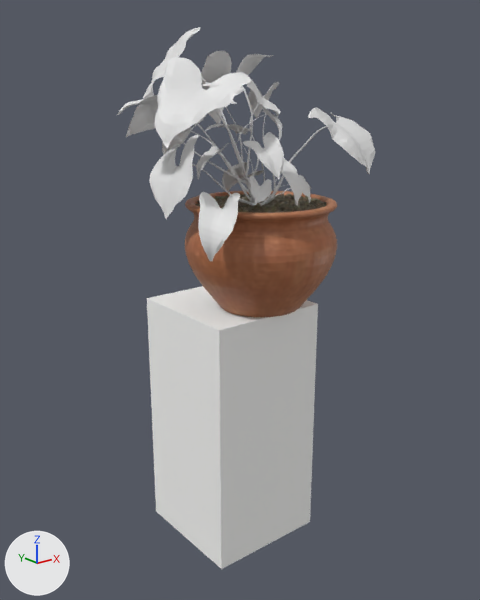
One commit to the glTF model assets/glb/plant_large.glb: the scene before it, then after it.
Rendered twice from a camera (50 mm lens) standing at (-1.088, -1.399, 1.257) and looking at (0.018, -0.016, 0.703). The axes (+X, +Y, +Z) are drawn at lower left. The lights are the same throughout. The picture after the commit comes second. Where no turn or scale is listed for an object, it has been applied to the vertices. Vertices at exactly the same position are counted once.

The first picture shows 'potted_plant_02_0_n0', 'potted_plant_02_1_n0', 'potted_plant_02_2_n0', 'simple_c0'.
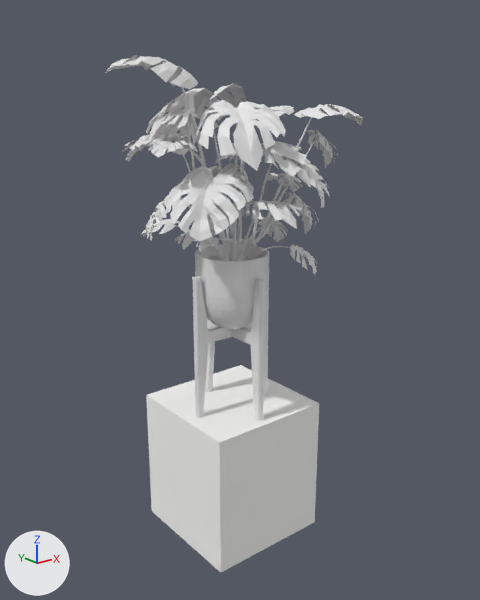
Boxes (x1, y1, x2, y2) around the edits, measured in the pictures (480 x 600 px):
'simple_c0', rescaled (27% shorter): before (147, 286, 318, 569); after (146, 365, 319, 572)
'potted_plant_02_1_n0', reshaped, moved, rescaled (6% shorter): before (117, 27, 375, 261); after (105, 55, 363, 274)
'potted_plant_02_2_n0', deleted (brown): before (185, 191, 337, 317)
'monstera_1_n0', added: after (192, 276, 269, 421)
'monstera_0_n0', added: after (195, 244, 269, 329)
'monstera_3_n0', added: after (176, 75, 317, 261)
'potted_plant_02_0_n0', deleted (brown): before (195, 193, 326, 213)
part 1 of me_potted_plant_02_1, deleted: before (117, 80, 375, 261)
part 2 of me_potted_plant_02_1, reshaped: before (143, 27, 273, 203); after (105, 55, 363, 274)

Diff of the bpy script that builds the scene:
```diff
--- a/assets/glb/plant_large.glb.py
+++ b/assets/glb/plant_large.glb.py
@@ img_image_9 @@
+img_image_9 = load_image('Image_9', '_unpacked/Image_9', 512, 512, 'Non-Color')
@@ img_image_3 @@
+img_image_3 = load_image('Image_3', '_unpacked/Image_3', 512, 512, 'Non-Color')
@@ mat_mat_2 @@
+mat_mat_2 = bpy.data.materials.new('Mat.2')
+# uses the picture img_image_9
@@ mat_material @@
+mat_material = bpy.data.materials.new('material')
+# uses the picture img_image_3
@@ me_potted_plant_02_1 @@
 # used by ob_potted_plant_02_1_n0; location = (0.0, 0.0, 0.7); scale = (0.85, 0.85, 0.85)
-me_potted_plant_02_1.from_pydata(...)  # 6191 vertices, 10692 faces; spans x -0.351..0.351, y -0.315..0.329, z 0.209..0.841
+me_potted_plant_02_1.from_pydata(...)  # 3765 vertices, 4822 faces; spans x -0.435..0.435, y -0.396..0.396, z 0.566..1.361
+# me_potted_plant_02_1 part 1: 38 loose pieces with 5494 vertices, spanning x -0.351..0.351, y -0.315..0.278, z 0.209..0.7, are deleted
+# me_potted_plant_02_1 part 2: 697 vertices removed from x -0.34..0.144, y -0.236..0.329, z 0.311..0.841; 3765 vertices added at x -0.435..0.435, y -0.396..0.396, z 0.566..1.361
 me_potted_plant_02_1.materials.append(mat_potted_plant_02_leaves)
@@ me_simple_c0 @@
 # used by ob_simple_c0; location = (0.0, 0.0, 0.0)
-me_simple_c0.from_pydata(...)  # 8 vertices, 12 faces; spans x -0.17..0.17, y -0.17..0.17, z 0.0..0.7
+me_simple_c0.from_pydata(...)  # 8 vertices, 12 faces; spans x -0.18..0.18, y -0.18..0.18, z 0.0..0.4
+# me_simple_c0 part 3: the whole mesh is scaled about the mesh origin by (1.06, 1.06, 0.571)
 me_simple_c0.materials.append(mat_material_2)
@@ me_monstera_3 @@
+me_monstera_3.from_pydata(...)  # 1804 vertices, 3216 faces; spans x -0.196..0.213, y -0.169..0.159, z 0.379..0.898
+me_monstera_3.materials.append(mat_mat_2)  # its picture is missing
@@ me_monstera_1 @@
+me_monstera_1.from_pydata(...)  # 158 vertices, 312 faces; spans x -0.147..0.111, y -0.157..0.1, z 0.0..0.398
+me_monstera_1.materials.append(mat_material)  # its picture is missing
@@ me_monstera_0 @@
+me_monstera_0.from_pydata(...)  # 482 vertices, 960 faces; spans x -0.117..0.082, y -0.128..0.071, z 0.246..0.447
+me_monstera_0.materials.append(mat_material)  # its picture is missing
@@ ob_potted_plant_02_0_n0 @@
-ob_potted_plant_02_0_n0 = bpy.data.objects.new('potted_plant_02_0_n0', me_potted_plant_02_0)
-ob_potted_plant_02_0_n0.location = (0.0, 0.0, 0.7)
@@ ob_potted_plant_02_1_n0 @@
 ob_potted_plant_02_1_n0 = bpy.data.objects.new('potted_plant_02_1_n0', me_potted_plant_02_1)
-ob_potted_plant_02_1_n0.location = (0.0, 0.0, 0.7)
-ob_potted_plant_02_1_n0.scale = (0.85, 0.85, 0.85)
+ob_potted_plant_02_1_n0.location = (0.0, 0.0, 0.4)
+ob_potted_plant_02_1_n0.scale = (0.69, 0.69, 0.69)
@@ ob_potted_plant_02_2_n0 @@
-ob_potted_plant_02_2_n0 = bpy.data.objects.new('potted_plant_02_2_n0', me_potted_plant_02_2)
-ob_potted_plant_02_2_n0.location = (0.0, 0.0, 0.7)
@@ ob_monstera_3_n0 @@
+ob_monstera_3_n0 = bpy.data.objects.new('monstera_3_n0', me_monstera_3)
+ob_monstera_3_n0.location = (0.0, 0.0, 0.4)
@@ ob_monstera_1_n0 @@
+ob_monstera_1_n0 = bpy.data.objects.new('monstera_1_n0', me_monstera_1)
+ob_monstera_1_n0.location = (0.0, 0.0, 0.4)
@@ ob_monstera_0_n0 @@
+ob_monstera_0_n0 = bpy.data.objects.new('monstera_0_n0', me_monstera_0)
+ob_monstera_0_n0.location = (0.0, 0.0, 0.4)
```
